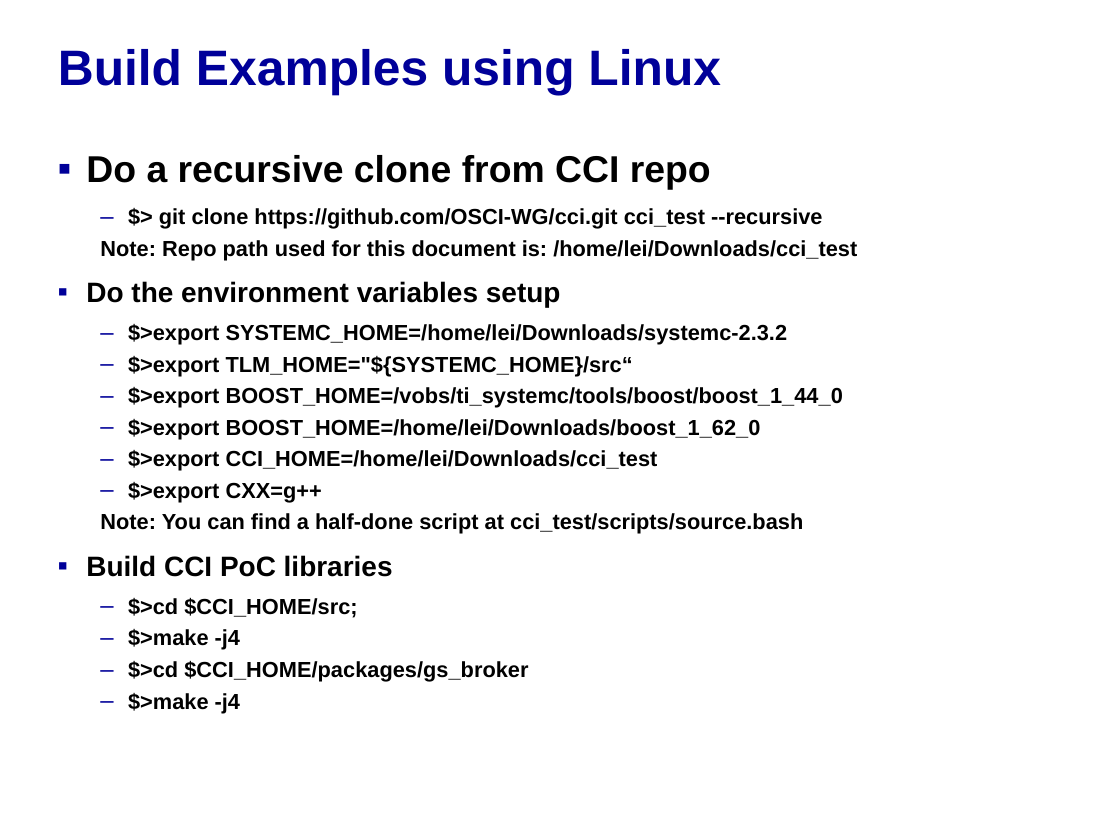
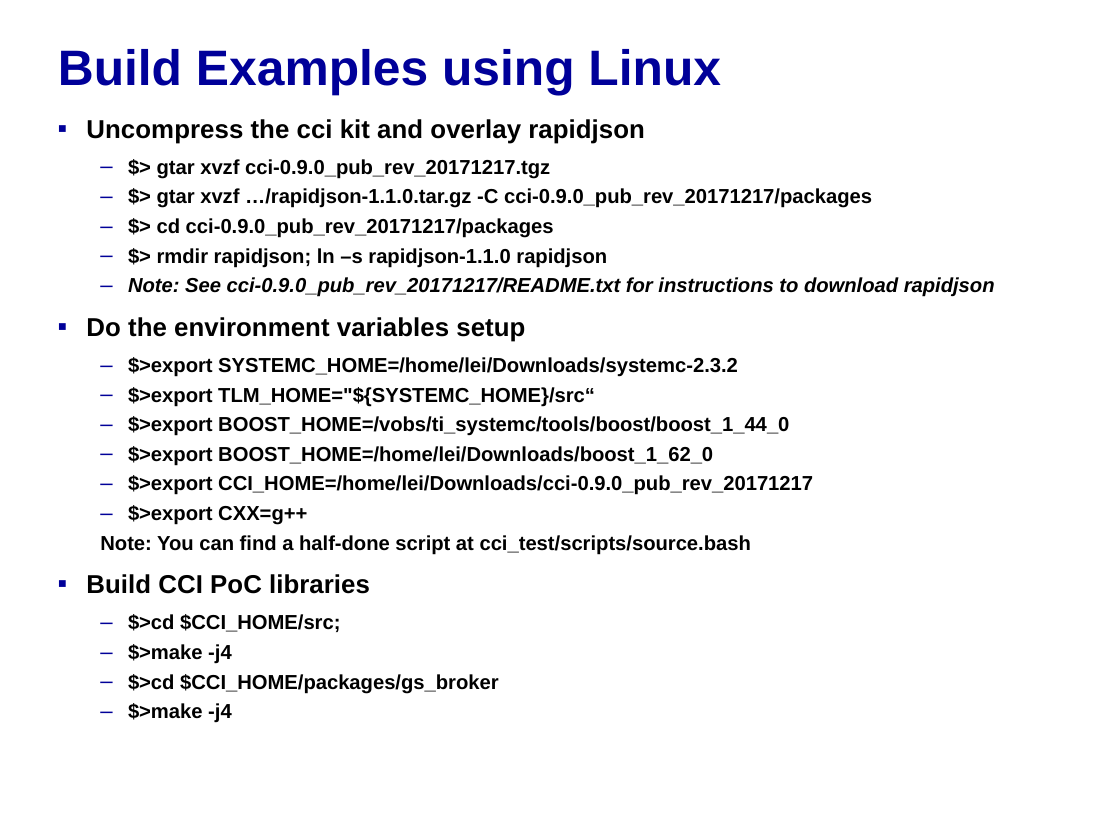
Before and after one commit to accellera-official/cci, a slide deck: slide 3 of examples/Compile_and_Run_CCI_Examples.ppt. Drawn at 1120x840 pixels with LibreOffice and Linux fonts; fonts in the diff are those of the drawing; background and template pictures are left out. Boxes give left, top, right and bottom in pixels: in the first picture for what was removed or moved away, otherwise in the second. Text is boxed around its words. In the diff, an @@ line names an element or a change of style, - is before the commit and + after.

Commit message:
Final cleanup of instructions.

```diff
--- a/examples/Compile_and_Run_CCI_Examples.ppt
+++ b/examples/Compile_and_Run_CCI_Examples.ppt
@@ text "Uncompress the cci kit and ...": place and size @@
-text "Uncompress the cci kit and ..." at (86, 155, 857, 713)
+text "Uncompress the cci kit and ..." at (86, 119, 995, 723)
@@ text at (86, 119, 995, 297): text changed; size 14 to 12.9 pt @@
-▪ Do a recursive clone from CCI repo
-  – $> git clone https://github.com/OSCI-WG/cci.git cci_test --recursive
-  Note: Repo path used for this document is: /home/lei/Downloads/cci_test
+▪ Uncompress the cci kit and overlay rapidjson
+  – $> gtar xvzf cci-0.9.0_pub_rev_20171217.tgz
+  – $> gtar xvzf …/rapidjson-1.1.0.tar.gz -C cci-0.9.0_pub_rev_20171217/packages
+  – $> cd cci-0.9.0_pub_rev_20171217/packages
+  – $> rmdir rapidjson; ln –s rapidjson-1.1.0 rapidjson
+  – Note: See cci-0.9.0_pub_rev_20171217/README.txt for instructions to download rapidjson
@@ text at (86, 317, 789, 723): size 18 to 16.6 pt in "Do the environment variables setup", "Build CCI PoC libraries"; size 14 to 12.9 pt in "$>export SYSTEMC_HOME=/home/lei/Downloads/systemc-2.3.2", "$>export TLM_HOME="${SYSTEMC_HOME}/src“", "$>export BOOST_HOME=/vobs/ti_systemc/tools/boost/boost_1_44_ ...", "$>export BOOST_HOME=/home/lei/Downloads/boost_1_62_0" and 6 more places @@
@@ text at (128, 475, 813, 495): text changed; size 14 to 12.9 pt @@
-  – $>export CCI_HOME=/home/lei/Downloads/cci_test
+  – $>export CCI_HOME=/home/lei/Downloads/cci-0.9.0_pub_rev_20171217
```
Also in this commit, not shown: 3 other slides changed, 2 other files.
